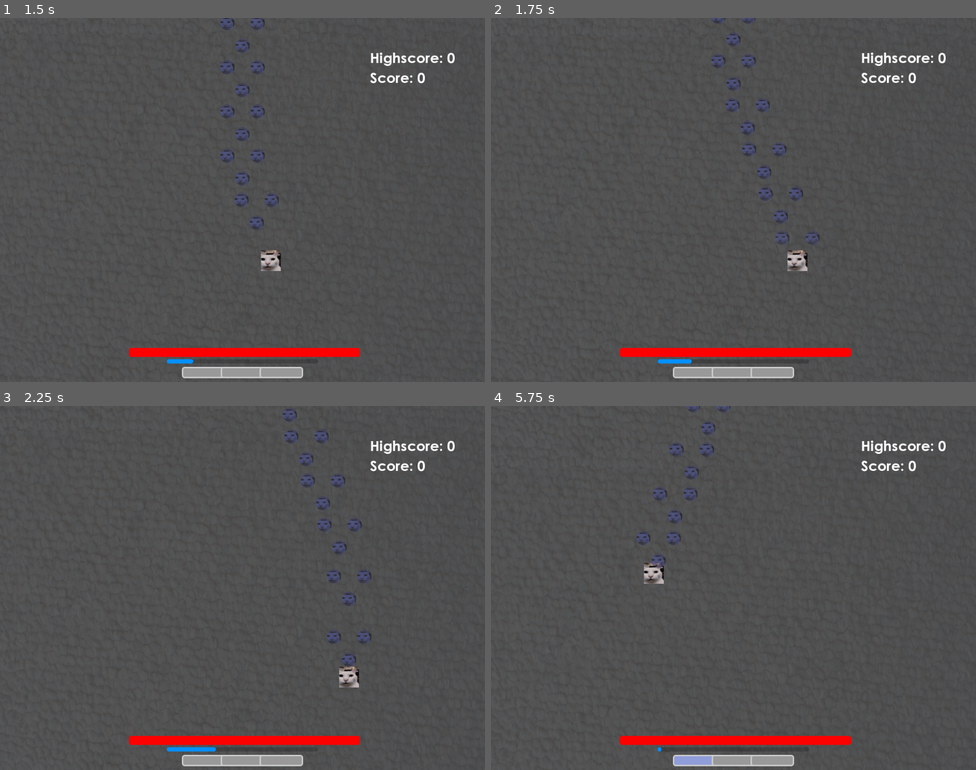
Above: before the commit, frames 1-4 (two rows, left to right).
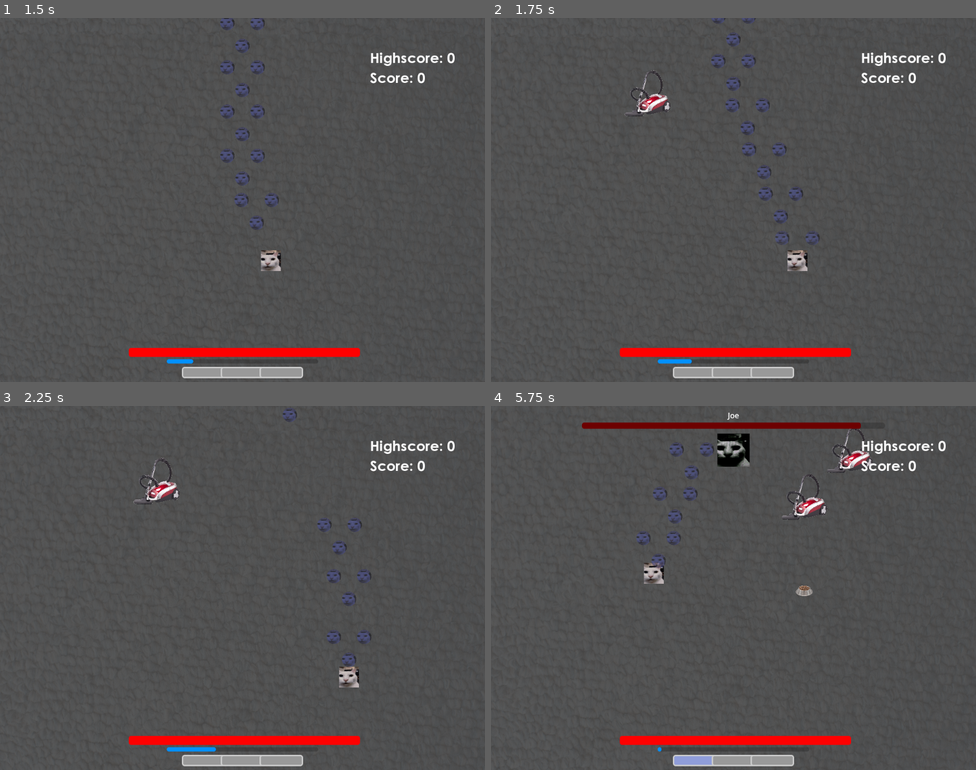
Above: after the commit, the same moments.

Repository: maskenary/canny-cat-game
Game: Godot game, scene res://Scenes/main.tscn
The game is run twice, just before and just after one commit, with the same random seed, the same clock (stepped at 60 frames per second) and the same inputs.
Inputs:
- Up to frame 1 (1.5 s): click "Start" at 0.5 s; hold D (right) from 1.28 s (still down); hold Shift (dodge) from 1.28 s (still down)
- Up to frame 2 (1.75 s): keep holding D (right); keep holding Shift (dodge)
- Up to frame 3 (2.25 s): release D (right) at 2.03 s; release Shift (dodge) at 2.03 s; hold S (down) from 2.03 s (still down); tap Shift (dodge) at 2.1 s
- Up to frame 4 (5.75 s): release S (down) at 2.78 s; hold D (right) 2.78-3.53 s; hold Shift (dodge) 2.78-3.53 s; hold W (up) 3.53-4.28 s; tap Shift (dodge) at 3.6, 5.1 s; hold Shift (dodge) 4.28-5.03 s; hold A (left) from 4.28 s (still down)

Frame 1 is identical in both runs. In frame 2, 0.3% of the frame differs, in the area x 27-37%, y 14-27%; in frame 3, 0.7%; in frame 4, 2.4%, in the area x 18-79%, y 0-53%.
Error before the commit: Invalid assignment of property or key 'progress_ratio' with value of type 'float' on a base object of type 'null instance'. (res://Scripts/world.gd:70)

Commit message:
Refractor enemy spawning system
TODO: Fix enemy behavior after spawning

Diff:
--- /dev/null
+++ b/Scenes/enemy_spawner.tscn
@@ -0,0 +1,39 @@
+[gd_scene load_steps=5 format=3 uid="uid://dbwrdnw3q1jry"]
+
+[ext_resource type="Script" path="res://enemy_spawner.gd" id="1_nf8ca"]
+
+[sub_resource type="Curve2D" id="Curve2D_sahqx"]
+_data = {
+"points": PackedVector2Array(0, 0, 0, 0, -32, 96, 0, 0, 0, 0, 1056, 96, 0, 0, 0, 0, 1056, 192, 0, 0, 0, 0, -32, 192, 0, 0, 0, 0, -32, 96)
+}
+point_count = 5
+
+[sub_resource type="Curve2D" id="Curve2D_dk36x"]
+_data = {
+"points": PackedVector2Array(0, 0, 0, 0, -32, -32, 0, 0, 0, 0, 512, 256, 0, 0, 0, 0, 1056, -32)
+}
+point_count = 3
+
+[sub_resource type="Curve2D" id="Curve2D_yeuot"]
+_data = {
+"points": PackedVector2Array(0, 0, 0, 0, -32, 288, 0, 0, 0, 0, 512, 32, 0, 0, 0, 0, 1056, 288)
+}
+point_count = 3
+
+[node name="EnemySpawner" type="Node" node_paths=PackedStringArray("enemy_paths", "timer")]
+script = ExtResource("1_nf8ca")
+enemy_paths = [NodePath("EnemyPath1"), NodePath("EnemyPath2"), NodePath("EnemyPath3")]
+timer = NodePath("Timer")
+
+[node name="Timer" type="Timer" parent="."]
+
+[node name="EnemyPath1" type="Path2D" parent="."]
+curve = SubResource("Curve2D_sahqx")
+
+[node name="EnemyPath2" type="Path2D" parent="."]
+curve = SubResource("Curve2D_dk36x")
+
+[node name="EnemyPath3" type="Path2D" parent="."]
+curve = SubResource("Curve2D_yeuot")
+
+[connection signal="timeout" from="Timer" to="." method="_on_timer_timeout"]
--- a/Scenes/world.tscn
+++ b/Scenes/world.tscn
@@ -4,52 +4,46 @@
 [ext_resource type="PackedScene" uid="uid://c6gfxycj2603q" path="res://Scenes/background.tscn" id="1_gmfif"]
 [ext_resource type="PackedScene" uid="uid://deo5knsxsjhly" path="res://Scenes/player.tscn" id="2_v6v5h"]
 [ext_resource type="Shader" path="res://background.gdshader" id="3_wmqdf"]
+[ext_resource type="PackedScene" uid="uid://dbwrdnw3q1jry" path="res://Scenes/enemy_spawner.tscn" id="5_6t64o"]
 
 [sub_resource type="ShaderMaterial" id="ShaderMaterial_gxdbh"]
 shader = ExtResource("3_wmqdf")
 
-[sub_resource type="Curve2D" id="Curve2D_sahqx"]
-
-[node name="World" type="Node" node_paths=PackedStringArray("player", "boss_spawn", "boss_positions", "enemy_path", "enemy_spawn", "enemy_initial", "background", "spawn_timer")]
+[node name="World" type="Node" node_paths=PackedStringArray("player", "boss_spawn", "boss_positions", "background", "enemy_spawner")]
 process_mode = 1
 script = ExtResource("1_byq4o")
 player = NodePath("Player")
-boss_spawn = NodePath("BossSpawn")
-boss_positions = [NodePath("BossPosition1"), NodePath("BossPosition2"), NodePath("BossPosition3")]
-enemy_path = NodePath("")
-enemy_spawn = NodePath("")
-enemy_initial = NodePath("")
+boss_spawn = NodePath("BossPositions/BossSpawn")
+boss_positions = [NodePath("BossPositions/BossPosition1"), NodePath("BossPositions/BossPosition2"), NodePath("BossPositions/BossPosition3")]
 background = NodePath("Background")
-spawn_timer = NodePath("SpawnTimer")
+enemy_spawner = NodePath("EnemySpawner")
 
 [node name="Background" parent="." instance=ExtResource("1_gmfif")]
 modulate = Color(1, 1, 1, 0.0862745)
 material = SubResource("ShaderMaterial_gxdbh")
 offset_left = -6.10352e-05
+metadata/_edit_use_anchors_ = true
 
 [node name="Player" parent="." instance=ExtResource("2_v6v5h")]
 position = Vector2(512, 512)
 
-[node name="BossSpawn" type="Marker2D" parent="."]
+[node name="BossPositions" type="Node" parent="."]
+
+[node name="BossSpawn" type="Marker2D" parent="BossPositions"]
 position = Vector2(512, -192)
 
-[node name="BossPosition1" type="Marker2D" parent="."]
+[node name="BossPosition1" type="Marker2D" parent="BossPositions"]
 position = Vector2(512, 96)
 
-[node name="BossPosition2" type="Marker2D" parent="."]
+[node name="BossPosition2" type="Marker2D" parent="BossPositions"]
 position = Vector2(896, 192)
 
-[node name="BossPosition3" type="Marker2D" parent="."]
+[node name="BossPosition3" type="Marker2D" parent="BossPositions"]
 position = Vector2(128, 192)
 
-[node name="SpawnTimer" type="Timer" parent="."]
-wait_time = 2.0
-autostart = true
-
-[node name="Path2D" type="Path2D" parent="."]
-curve = SubResource("Curve2D_sahqx")
+[node name="EnemySpawner" parent="." instance=ExtResource("5_6t64o")]
 
 [connection signal="bullet_fired" from="Player" to="." method="_on_player_bullet_fired"]
 [connection signal="charges_changed" from="Player" to="." method="_on_player_charges_changed"]
 [connection signal="damage_taken" from="Player" to="." method="_on_player_damage_taken"]
-[connection signal="timeout" from="SpawnTimer" to="." method="_on_spawn_timer_timeout"]
+[connection signal="enemy_spawned" from="EnemySpawner" to="." method="_on_enemy_spawner_enemy_spawned"]
--- a/Scripts/enemy.gd
+++ b/Scripts/enemy.gd
@@ -6,44 +6,16 @@
 var pickup = load("res://Scenes/pickup.tscn")
 var pattern_spawner = load("res://Scenes/Boss/pattern_spawner.tscn")
 var single_spin_formation = load("res://Scenes/Boss/single_spin_formation.tscn")
-var active = false
-var target_position = null
-var path_parent = null
-var pre_active_speed = 600
-var active_speed = 0.05
+var speed = 100
 var hp = 10
 
 @export var attack_timer: Node
 
 func _ready() -> void:
 	Autoload.clear_enemies.connect(clear_self)
-	self.modulate = Color(0, 0, 1, 0.475)
-
-func setup(initial_progress, offset: Vector2):
-	self.progress_ratio = initial_progress
-	self.h_offset = offset.x
-	self.v_offset = offset.y
 
 func _physics_process(delta: float) -> void:
-	# Gradually un-offset until reaching starting point, then begin pathing
-	if !active:
-		if self.h_offset != 0:
-			self.h_offset -= pre_active_speed * sign(self.h_offset) * delta
-			if abs(self.h_offset) < pre_active_speed * delta:
-				self.h_offset = 0
-
-		if self.v_offset != 0:
-			self.v_offset -= pre_active_speed * sign(self.v_offset) * delta
-			if abs(self.v_offset) < pre_active_speed * delta:
-				self.v_offset = 0
-
-		if self.h_offset == 0 and self.v_offset == 0:
-			self.modulate = Color(1, 1, 1)
-			attack_timer.start()
-			active = true
-
-	elif active:
-		self.progress_ratio += active_speed * delta
+	self.progress_ratio += speed * delta
 
 func attack():
 	var pattern = pattern_spawner.instantiate()
@@ -52,11 +24,10 @@
 	pattern.shotgun_at_player(single_spin_formation, 150, 3, 0.5, 60, 1, 10)
 
 func _on_area_2d_area_entered(area: Area2D) -> void:
-	if active:
-		hp -= area.get_damage()
-		area.queue_free()
-		if hp <= 0:
-			die()
+	hp -= area.get_damage()
+	area.queue_free()
+	if hp <= 0:
+		die()
 
 func die():
 	var p = pickup.instantiate()
@@ -66,6 +37,5 @@
 	emit_signal('enemy_died')
 	queue_free()
 
-
 func clear_self():
 	queue_free()
--- a/Scripts/world.gd
+++ b/Scripts/world.gd
@@ -7,21 +7,19 @@
 
 var boss = load("res://Scenes/Boss/boss.tscn")
 var boss_interface = load("res://Scenes/Boss/boss_interface.tscn")
-var enemy = load("res://Scenes/enemy.tscn")
 var boss_instance
 var boss_interface_instance
 var enemies_left = 1
 
 @onready var stored_background_material = background.material
-
 @export var player: Node
 @export var boss_spawn: Node
 @export var boss_positions: Array[Node]
-@export var enemy_path: Node
-@export var enemy_spawn: Node
-@export var enemy_initial: Node
 @export var background: Node
-@export var spawn_timer: Node
+@export var enemy_spawner: Node
+
+func _ready() -> void:
+	enemy_spawner.start()
 
 func spawn_boss():
 	boss_instance = boss.instantiate()
@@ -49,7 +47,7 @@
 	Autoload.emit_signal("clear_enemies")
 
 	# Continue the game
-	spawn_timer.start()
+	enemy_spawner.start()
 	background.material = stored_background_material
 
 func _on_player_bullet_fired(bullet_instance) -> void:
@@ -64,22 +62,16 @@
 func _on_player_charges_changed(charges) -> void:
 	emit_signal("update_charges", charges)
 
-func _on_spawn_timer_timeout() -> void:
-	var e = enemy.instantiate()
-	e.spawn_pattern.connect(spawn_pattern)
-	enemy_initial.progress_ratio = randf()
-	enemy_spawn.progress_ratio = randf()
-	var offset_x = -(enemy_initial.position.x - enemy_spawn.position.x)
-	var offset_y = -(enemy_initial.position.y - enemy_spawn.position.y)
-	e.enemy_died.connect(enemy_died)
-	enemy_path.add_child(e)
-	e.setup(enemy_initial.progress_ratio, Vector2(offset_x, offset_y))
-
 func enemy_died():
 	enemies_left -= 1
 	print(enemies_left)
 	if enemies_left <= 0:
 		Autoload.emit_signal("clear_enemies")
-		spawn_timer.stop()
+		enemy_spawner.stop()
 		spawn_boss()
 		background.material = null
+
+# Link signals of enemy
+func _on_enemy_spawner_enemy_spawned(enemy: Variant) -> void:
+	enemy.spawn_pattern.connect(spawn_pattern)
+	enemy.enemy_died.connect(enemy_died)
--- /dev/null
+++ b/enemy_spawner.gd
@@ -0,0 +1,33 @@
+extends Node
+
+signal enemy_spawned(enemy)
+
+var enemy = load("res://Scenes/enemy.tscn")
+var enemy_count_pattern = [3, 6, 2, 4]
+var ecp_index = 0
+var spawning_interval = 0.5
+
+@export var enemy_paths: Array[Node]
+@export var timer: Node
+
+func start():
+	timer.start()
+
+func stop():
+	timer.stop()
+
+func _on_timer_timeout() -> void:
+	# Choose random path
+	var path = enemy_paths[randf_range(0, len(enemy_paths))]
+	# Pause spawn timer
+	timer.set_paused(true)
+	# Spawn random amount of enemies in sequence (or iterate through an array of numbers)
+	for i in range(enemy_count_pattern[ecp_index]):
+		var e = enemy.instantiate()
+		# Tell world to connect signals with enemy
+		emit_signal("enemy_spawned", e)
+		path.add_child(e)
+		await get_tree().create_timer(spawning_interval).timeout
+	# Resume spawn timer when everyone is spawned
+	timer.set_paused(false)
+	ecp_index += 1
